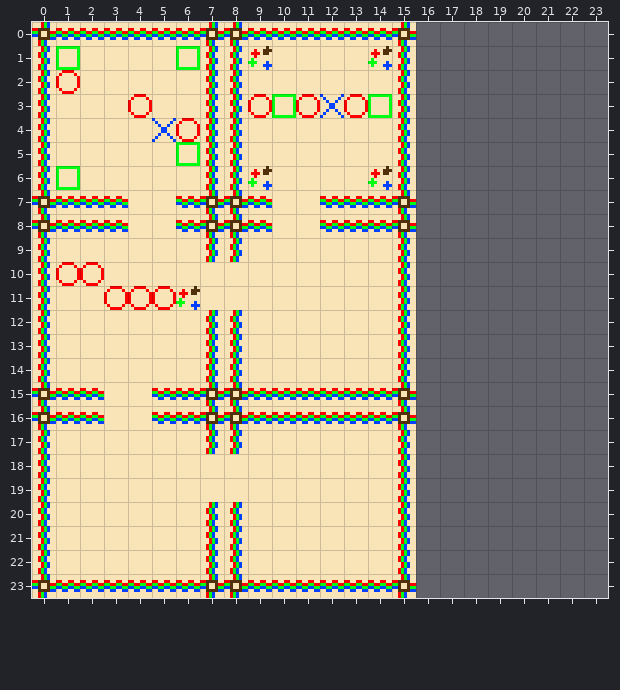
Two states of a Tiled map, maps/dungeonB.tmx. Above: the version before the commit.
Cells are 8x8 px. Shown: x 0..23, y 0..23. The old version is drawn lined up with the new one.
New version:
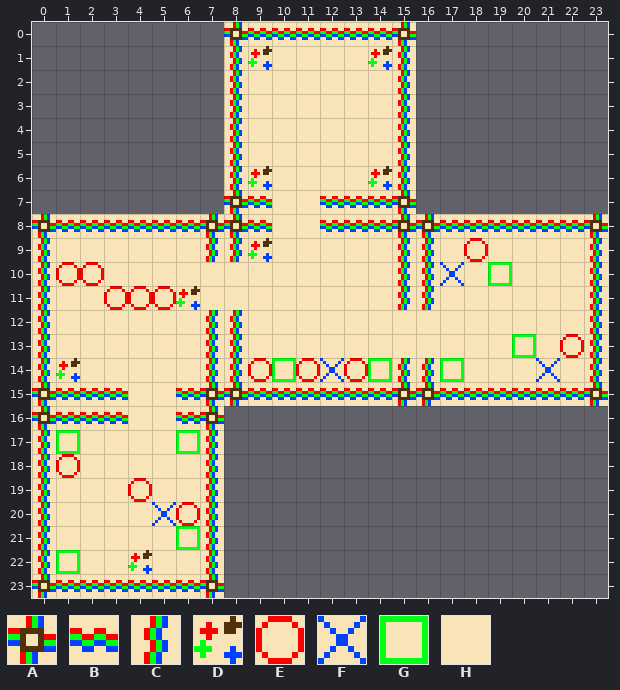
Key: from "dungeon_set": A 8, B 9, C 10, D 11, E 12, F 13, G 14, H 15.
_ is an empty cell.
The edit:
map size 16x24 -> 24x24 cells
Layer "bg":
Tile H gives way to tile B in row 8 at x 4 to 5.
Tile H gives way to tile D in row 9 at x 9; in row 14 at x 1; in row 22 at x 4.
Tile H gives way to tile E in row 14 at x 9, 11 and 13; in row 18 at x 1; in row 19 at x 4; in row 20 at x 6.
The edit adds tile E in row 9 at x 18; in row 13 at x 22.
Tile H gives way to tile F in row 14 at x 12; in row 20 at x 5.
The edit adds tile F in row 10 at x 17; in row 14 at x 21.
Tile H gives way to tile G in row 14 at x 10 and 14; in row 17 at x 1 and 6; in row 21 at x 6; in row 22 at x 1.
The edit adds tile G in row 10 at x 19; in row 13 at x 20; in row 14 at x 17.
Tile E gives way to tile H in row 3 at x 9, 11 and 13.
Tile F gives way to tile H in row 3 at x 12.
Tile G gives way to tile H in row 3 at x 10 and 14.
The edit adds tile H in row 9 at x 17 and 19 to 22; in row 10 at x 18 and 20 to 22; in row 11 at x 17 to 22; in row 12 at x 16 to 22; in row 13 at x 16 to 19 and 21; in row 14 at x 18 to 20 and 22.
The tile that lay hidden is removed in row 0 at x 0 to 7; in rows 1 to 6 at x 0 and 7; in row 7 at x 0 to 3 and 6 to 7; in row 16 at x 8 to 15; in row 17 at x 8 and 15; in rows 18 to 19 at x 15.
The tile that lay hidden is removed in rows 20 to 22 at x 8 and 15; in row 23 at x 8 to 15.
Tile E is removed in row 2 at x 1; in row 3 at x 4; in row 4 at x 6.
Tile F is removed in row 4 at x 5.
Tile G is removed in row 1 at x 1 and 6; in row 5 at x 6; in row 6 at x 1.
Tile H is removed in row 1 at x 2 to 5; in row 2 at x 2 to 6; in row 3 at x 1 to 3 and 5 to 6; in row 4 at x 1 to 4; in row 5 at x 1 to 5; in row 6 at x 2 to 6.
Tile H is removed in row 7 at x 4 to 5; in row 17 at x 9 to 14; in rows 18 to 19 at x 8 to 14; in rows 20 to 22 at x 9 to 14.
Layer "walls":
The edit adds tile A in row 8 at x 16 and 23; in row 15 at x 16 and 23.
The edit adds tile B in row 8 at x 17 to 22; in row 15 at x 3 and 17 to 22; in row 16 at x 3.
The edit adds tile C in rows 9 to 11 at x 16 and 23; in rows 12 to 13 at x 23; in row 14 at x 16 and 23; in rows 18 to 19 at x 7.
Tile A is removed in row 0 at x 0 and 7; in row 7 at x 0 and 7; in row 16 at x 8 and 15; in row 23 at x 8 and 15.
Tile B is removed in row 0 at x 1 to 6; in row 7 at x 1 to 3 and 6; in row 15 at x 5; in row 16 at x 5 and 9 to 14; in row 23 at x 9 to 14.
Tile C is removed in rows 1 to 6 at x 0 and 7; in rows 12 to 13 at x 15; in row 17 at x 8 and 15; in rows 18 to 19 at x 15; in rows 20 to 22 at x 8 and 15.
